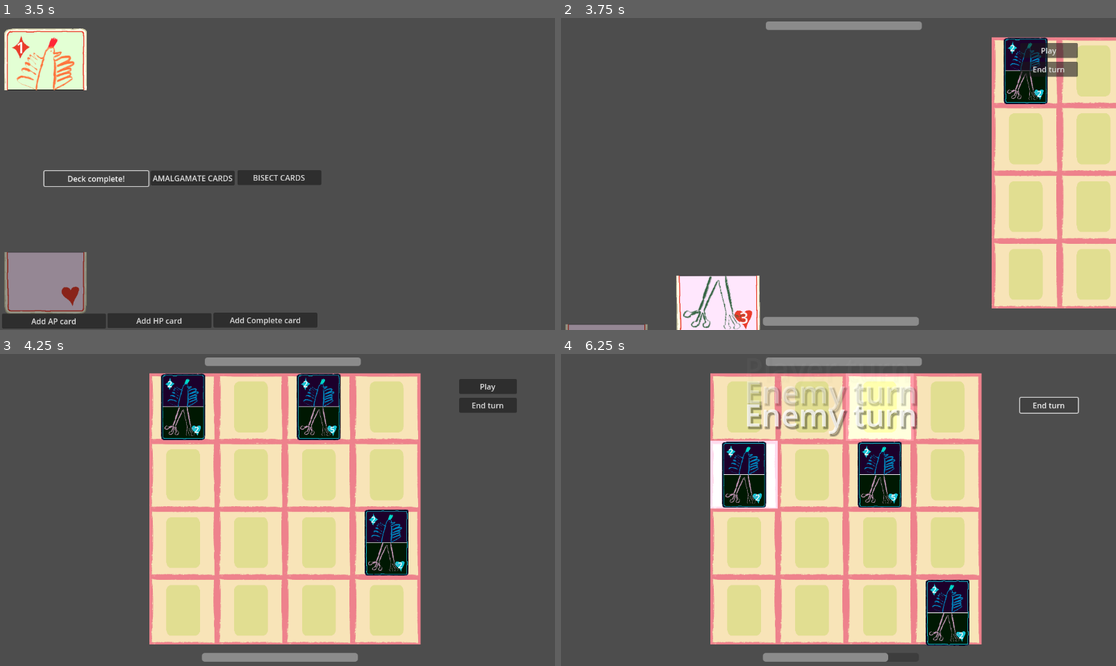
Above: before the commit, frames 1-4 (two rows, left to right).
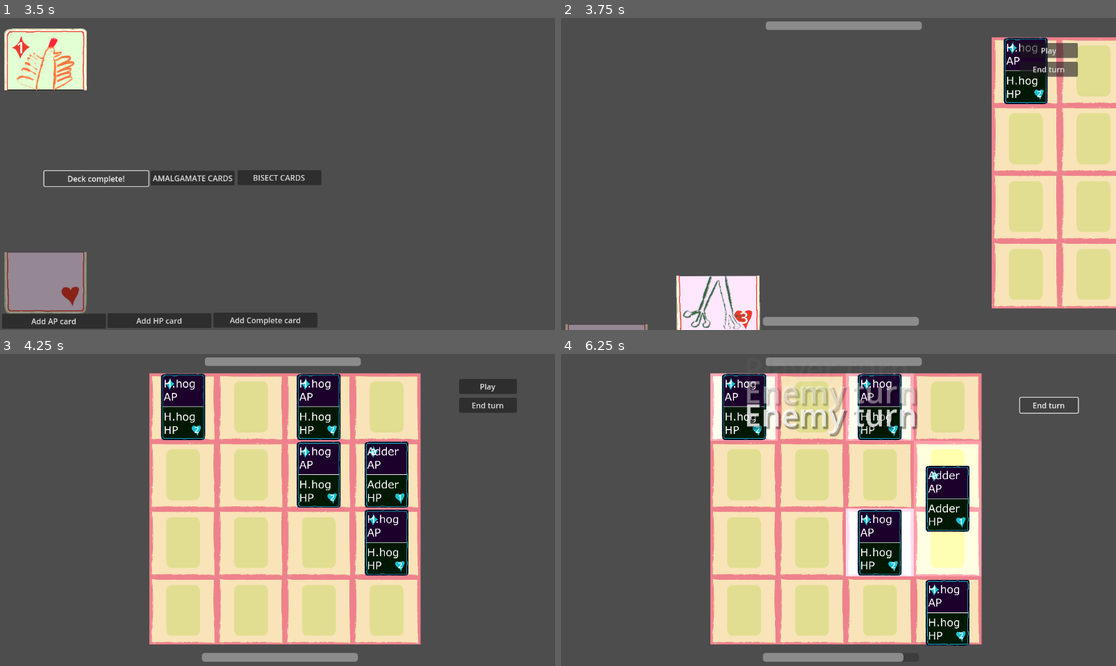
Above: after the commit, the same moments.

Repository: francismitchell/cardbuilder
Game: Godot game, scene res://GameStateManager/GameStateManager.tscn
Same seed, same stepped clock (60 frames per second), same inputs: the game is played once before the commit and once after it. The project has no main scene, so this scene is started directly. The engine's default icon, where the game draws it, is replaced by a stand-in: a white triangle on a blue panel in a dark square.
Inputs:
- Up to frame 1 (3.5 s): click "AMALGAMATE CARDS" at 0.5 s; click "BISECT CARDS" at 1.25 s; click "Add AP card" at 2 s; click "Deck complete!" at 2.75 s
- Up to frame 2 (3.75 s): click "Add HP card" at 3.5 s
- Up to frame 3 (4.25 s): no input
- Up to frame 4 (6.25 s): click "Play" at 4.25 s; click "End turn" at 5 s; click "End turn" at 5.75 s

Frame 1 is identical in both runs. In frame 2, 0.4% of the frame differs, in the area x 80-87%, y 7-27%; in frame 3, 4.6%; in frame 4, 17%, in the area x 26-76%, y 6-99%.

Commit message:
implemented spines HP ability

Diff:
--- a/Board/BoardLevel1.tres
+++ b/Board/BoardLevel1.tres
@@ -1,49 +1,10 @@
-[gd_resource type="Resource" script_class="BoardData" load_steps=8 format=3 uid="uid://4g7l6grkbqo1"]
+[gd_resource type="Resource" script_class="BoardData" load_steps=5 format=3 uid="uid://4g7l6grkbqo1"]
 
 [ext_resource type="Script" path="res://Cards/Scripts/CardData.gd" id="1_7bt3m"]
-[ext_resource type="Texture2D" uid="uid://b8ehu20v0ukqv" path="res://Cards/Images/AP_placeholder.png" id="2_5r3b2"]
-[ext_resource type="Texture2D" uid="uid://upqax2rc1tf7" path="res://Cards/Images/HP_placeholder.png" id="3_b1gc1"]
+[ext_resource type="Resource" uid="uid://dtn1yocr00x6b" path="res://Cards/HedgehogEnemy.tres" id="2_mskvc"]
+[ext_resource type="Resource" uid="uid://cter0jki0o1ss" path="res://Cards/AdderEnemy.tres" id="3_g8svl"]
 [ext_resource type="Script" path="res://Board/Scripts/BoardData.gd" id="4_rrflk"]
-
-[sub_resource type="Resource" id="Resource_67g33"]
-script = ExtResource("1_7bt3m")
-card_team = 1
-card_type = 2
-card_ap_ability = 0
-card_hp_ability = 0
-card_statuses = Array[int]([])
-card_name = ""
-card_ap_texture = ExtResource("2_5r3b2")
-card_hp_texture = ExtResource("3_b1gc1")
-card_ap = 2
-card_hp = 2
-
-[sub_resource type="Resource" id="Resource_rhmea"]
-script = ExtResource("1_7bt3m")
-card_team = 1
-card_type = 2
-card_ap_ability = 0
-card_hp_ability = 0
-card_statuses = Array[int]([])
-card_name = ""
-card_ap_texture = ExtResource("2_5r3b2")
-card_hp_texture = ExtResource("3_b1gc1")
-card_ap = 2
-card_hp = 5
-
-[sub_resource type="Resource" id="Resource_b5ara"]
-script = ExtResource("1_7bt3m")
-card_team = 1
-card_type = 2
-card_ap_ability = 0
-card_hp_ability = 0
-card_statuses = Array[int]([])
-card_name = ""
-card_ap_texture = ExtResource("2_5r3b2")
-card_hp_texture = ExtResource("3_b1gc1")
-card_ap = 2
-card_hp = 2
 
 [resource]
 script = ExtResource("4_rrflk")
-board = Array[ExtResource("1_7bt3m")]([SubResource("Resource_67g33"), null, SubResource("Resource_rhmea"), null, null, null, null, null, null, null, null, SubResource("Resource_b5ara"), null, null, null, null])
+board = Array[ExtResource("1_7bt3m")]([ExtResource("2_mskvc"), null, ExtResource("2_mskvc"), null, null, null, ExtResource("2_mskvc"), ExtResource("3_g8svl"), null, null, null, ExtResource("2_mskvc"), null, null, null, null])
--- a/Board/Scripts/Board.gd
+++ b/Board/Scripts/Board.gd
@@ -112,6 +112,7 @@
 				defending_tile.create_damage_callout("Disarmed!")
 		CardData.CardApAbility.INSTANT_KILL:
 			attack_dmg += 999
+			defending_tile.create_damage_callout("Instakill!")
 		CardData.CardApAbility.LIFESTEAL:
 			attacking_card.current_hp += attacking_card.card_data.card_ap
 			defending_tile.create_damage_callout("Lifesteal!")
@@ -125,6 +126,12 @@
 	if attack_dmg > 0:
 		defending_card.damage_card(attack_dmg)
 		defending_tile.create_damage_callout("Damaged!")
+		# check if defending card has any effects that damage attacker
+		match defending_card.card_data.card_hp_ability:
+			CardData.CardHpAbility.SPINES:
+				if CardData.CardStatus.BLEEDING not in attacking_card.card_data.card_statuses:
+					attacking_card.card_data.card_statuses.append(CardData.CardStatus.BLEEDING)
+					attacking_tile.create_damage_callout("Spiked!")
 
 
 func _move_card_to_tile(from_tile: BoardTile, to_tile : BoardTile) -> void:
--- /dev/null
+++ b/Cards/AdderEnemy.tres
@@ -0,0 +1,18 @@
+[gd_resource type="Resource" script_class="CardData" load_steps=4 format=3 uid="uid://cter0jki0o1ss"]
+
+[ext_resource type="Texture2D" uid="uid://c0x0b7w7k8drs" path="res://Cards/Images/AP_adder.png" id="1_pfdeu"]
+[ext_resource type="Texture2D" uid="uid://cj7xh7wfo3fwo" path="res://Cards/Images/HP_adder.png" id="2_j5qj0"]
+[ext_resource type="Script" path="res://Cards/Scripts/CardData.gd" id="3_0u5sw"]
+
+[resource]
+script = ExtResource("3_0u5sw")
+card_team = 1
+card_type = 2
+card_ap_ability = 3
+card_hp_ability = 0
+card_statuses = Array[int]([])
+card_name = ""
+card_ap_texture = ExtResource("1_pfdeu")
+card_hp_texture = ExtResource("2_j5qj0")
+card_ap = 2
+card_hp = 1
--- a/Cards/Hedgehog.tres
+++ b/Cards/Hedgehog.tres
@@ -9,7 +9,7 @@
 card_team = 0
 card_type = 2
 card_ap_ability = 0
-card_hp_ability = 0
+card_hp_ability = 1
 card_statuses = Array[int]([])
 card_name = ""
 card_ap_texture = ExtResource("1_giq7l")
--- /dev/null
+++ b/Cards/HedgehogEnemy.tres
@@ -0,0 +1,18 @@
+[gd_resource type="Resource" script_class="CardData" load_steps=4 format=3 uid="uid://dtn1yocr00x6b"]
+
+[ext_resource type="Texture2D" uid="uid://dxccojbh48fup" path="res://Cards/Images/AP_hedgehog.png" id="1_04c10"]
+[ext_resource type="Texture2D" uid="uid://bdhhj4t5ocys2" path="res://Cards/Images/HP_hedgehog.png" id="2_g12hh"]
+[ext_resource type="Script" path="res://Cards/Scripts/CardData.gd" id="3_x2hjs"]
+
+[resource]
+script = ExtResource("3_x2hjs")
+card_team = 1
+card_type = 2
+card_ap_ability = 0
+card_hp_ability = 1
+card_statuses = Array[int]([])
+card_name = ""
+card_ap_texture = ExtResource("1_04c10")
+card_hp_texture = ExtResource("2_g12hh")
+card_ap = 1
+card_hp = 2
--- a/Cards/Scripts/CardData.gd
+++ b/Cards/Scripts/CardData.gd
@@ -5,7 +5,7 @@
 enum CARD_TYPE {AP_CARD, HP_CARD, COMPLETE_CARD}
 enum CARD_TEAM {FRIENDLY, ENEMY}
 enum CardApAbility {NONE, BLEED, DISARM, INSTANT_KILL, LIFESTEAL}
-enum CardHpAbility {NONE}
+enum CardHpAbility {NONE, SPINES}
 enum CardStatus {BLEEDING, DISARMED}
 
 @export var card_team : CARD_TEAM:
